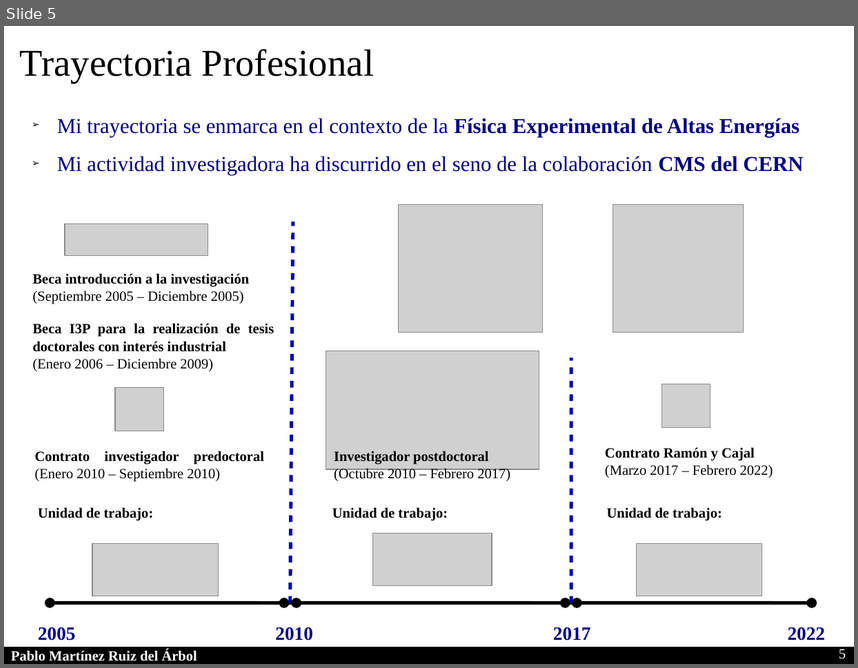
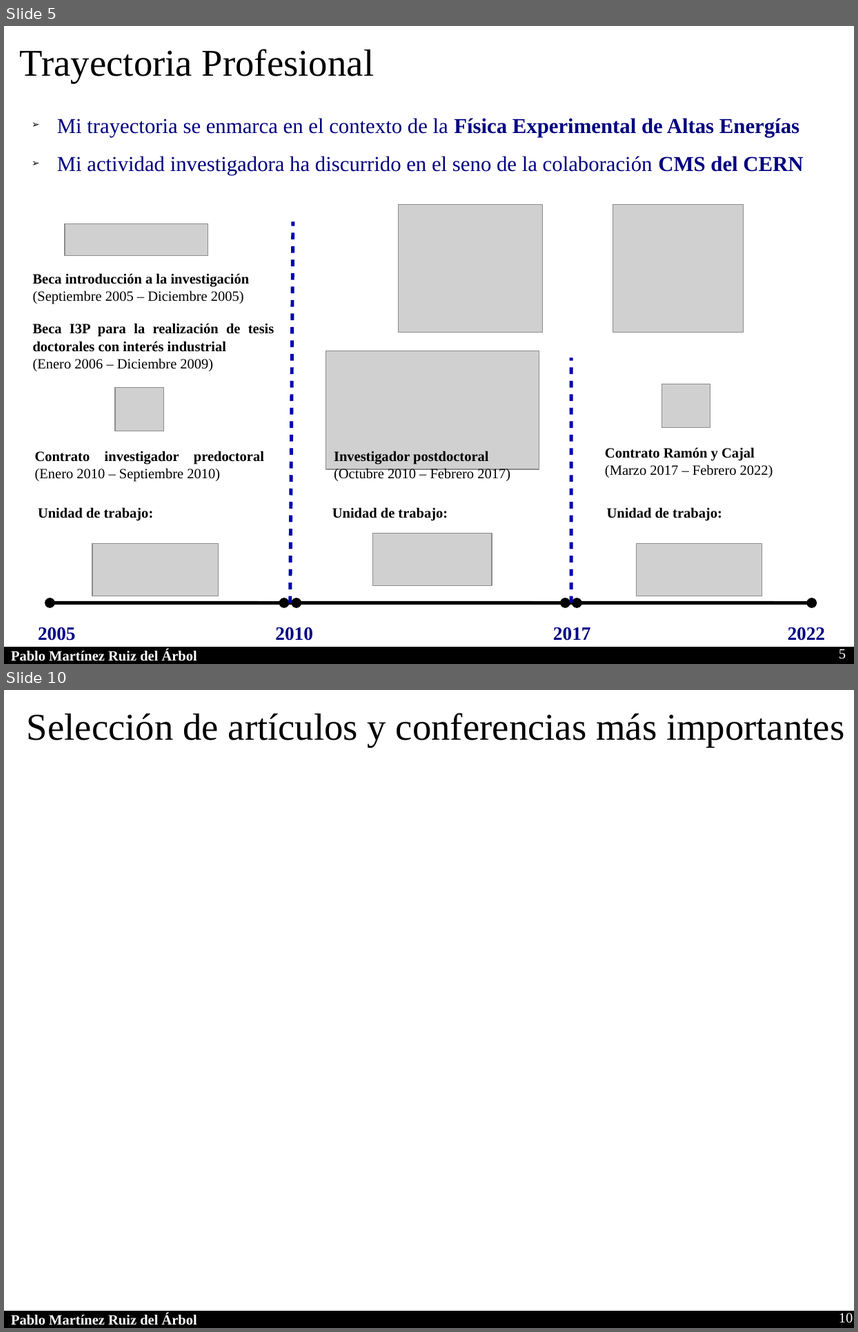
Before and after one commit to parbol/Plaza, a slide deck: Presentacion/Presentacion.odp. Shown one above the other, each under a label of ours: slide 5 before the commit, slides 5 and 10 after it; the slides between them are not shown. The pictures are 858x668 and 858x1332 pixels, drawn with LibreOffice and Linux fonts; fonts in the diff are those of the drawing; grey boxes stand for pictures. Boxes give left, top, right and bottom in pixels: in the first picture for what was removed or moved away, otherwise in the second. Text is boxed around its words. In the diff, an @@ line names an element or a change of style, - is before the commit and + after.

```diff
--- a/Presentacion/Presentacion.odp
+++ b/Presentacion/Presentacion.odp
@@ slide 10 added at (4,690,854,1328), background #FFFFFF; not listed: 2 template elements that a slide beside it also shows @@
@@ text added at (27,713,844,747), 32 pt, text #000000 @@
+Selección de artículos y conferencias más importantes
@@ page number added at (839,1312,853,1322), 12 pt, text #FFFFFF @@
+10
```
Also in this commit, not shown: 4 slides changed, 4 other slides added, 2 slides removed.
